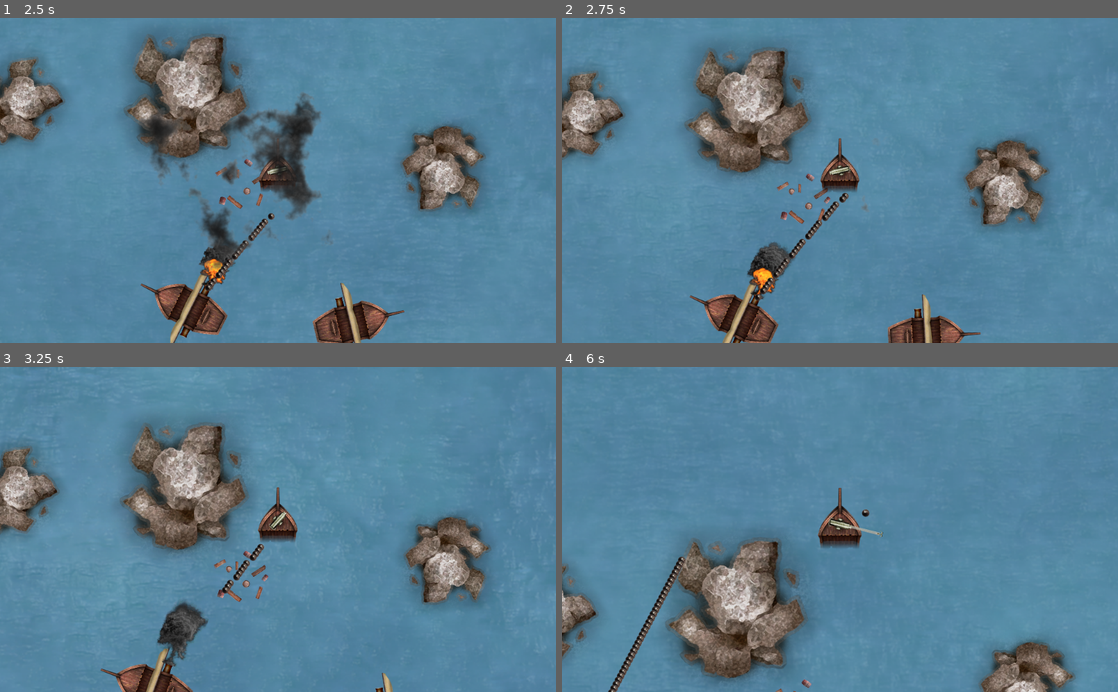
Above: before the commit, frames 1-4 (two rows, left to right).
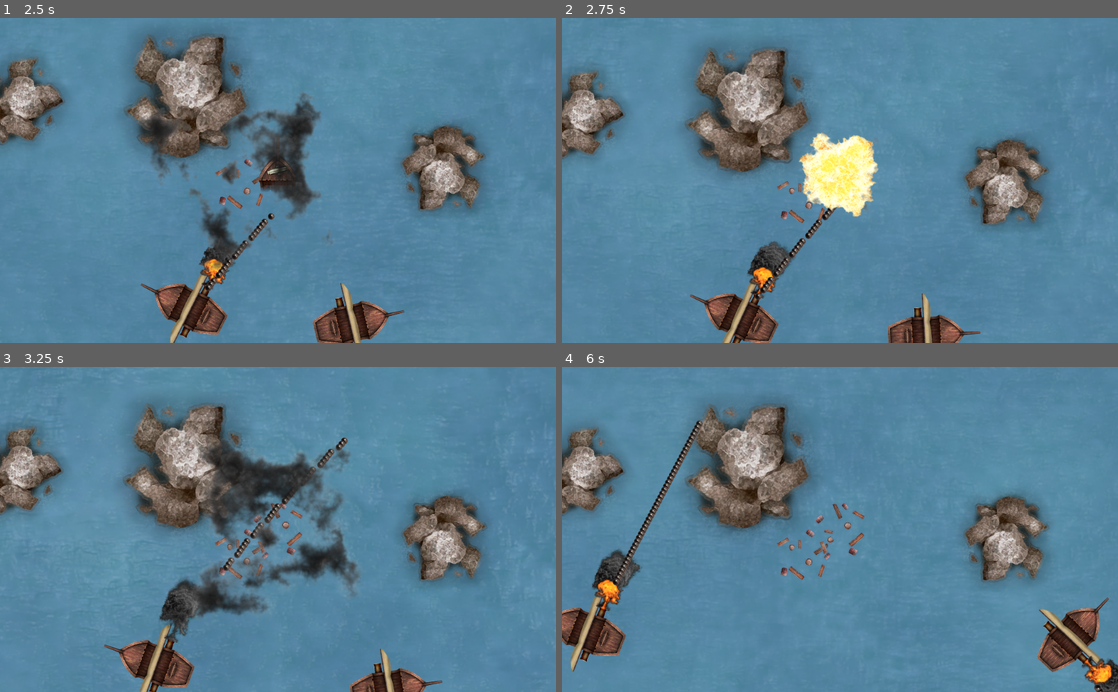
Above: after the commit, the same moments.

Repository: HedgeLizards/grappling
Game: Godot game, scene res://scenes/Menu.tscn
Two runs of this game, one before a commit and one after it. Both use one fixed random seed, a clock stepped at 60 frames per second and the inputs below. Sound files missing from this copy of the repository are replaced by a short silence.
Inputs (mouse positions are in pixels of both pictures, inside the frame that each line leads up to):
- Up to frame 1 (2.5 s): click "Yarrr!" at 0.5 s; move the mouse to (400, 164) at 1.27 s; tap H (hunt) at 1.35 s; click (400, 164) at 1.42 s; move the mouse to (166, 196) at 2.02 s; tap I (idle) at 2.1 s; click (166, 196) at 2.17 s
- Up to frame 2 (2.75 s): no input
- Up to frame 3 (3.25 s): move the mouse to (333, 458) at 2.77 s; tap H (hunt) at 2.85 s; click (333, 458) at 2.92 s
- Up to frame 4 (6 s): move the mouse to (812, 594) at 3.52 s; tap I (idle) at 3.6, 5.1 s; click (812, 594) at 3.67 s; move the mouse to (1006, 578) at 4.27 s; tap H (hunt) at 4.35, 5.85 s; click (1006, 578) at 4.42 s; move the mouse to (673, 480) at 5.02 s; click (673, 480) at 5.17 s; move the mouse to (867, 529) at 5.77 s; click (867, 529) at 5.92 s

Frame 1 is identical in both runs. In frame 2, 4.8% of the frame differs, in the area x 0-88%, y 10-100%; in frame 3, 24%; in frame 4, 31%, in the area x 0-100%, y 4-100%.
Error before the commit: Invalid call. Nonexistent function 'get_bode' in base 'Node2D (Wreck.gd)'. (res://scripts/Player.gd:85)

Commit message:
Fix player destruction

Diff:
--- a/scripts/Player.gd
+++ b/scripts/Player.gd
@@ -82,7 +82,7 @@
 		var wreck = preload("res://scenes/Wreck.tscn").instance()
 
 		wreck.transform = transform
-		wreck.get_bode("Ship").visible = false
+		wreck.get_node("Ship").visible = false
 
 		get_parent().add_child(wreck)
 
@@ -93,7 +93,7 @@
 
 		hook.visible = false
 
-		$CollionShape2D.set_deferred("disabled", true)
+		$CollisionShape2D.set_deferred("disabled", true)
 		$DieTimer.start()
 
 	health = new_value
